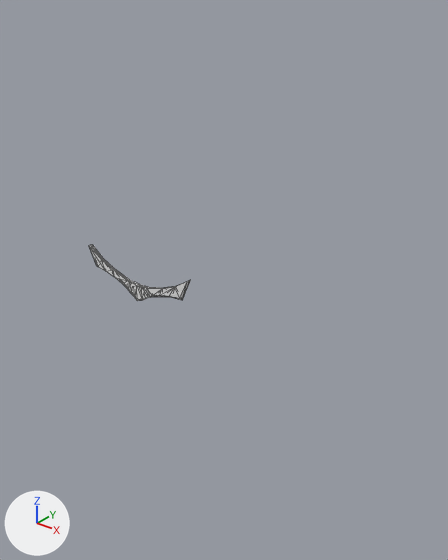
An edit to the glTF model glb_imports/boomerang.glb, drawn before and after from the same camera.
One viewpoint serves both versions: a camera (50 mm lens) standing at (40.3, -37.1, 28.3) and looking at (6.7, 4.9, 2.3). Arrows for +X, +Y and +Z are at lower left; the lights stay in place. Mesh edges are drawn as thin lines. Where no turn or scale is listed for an object, it has been applied to the vertices. Vertices at the same position are counted once.

In view in the first picture: 'Boomerang3DModelV1'.
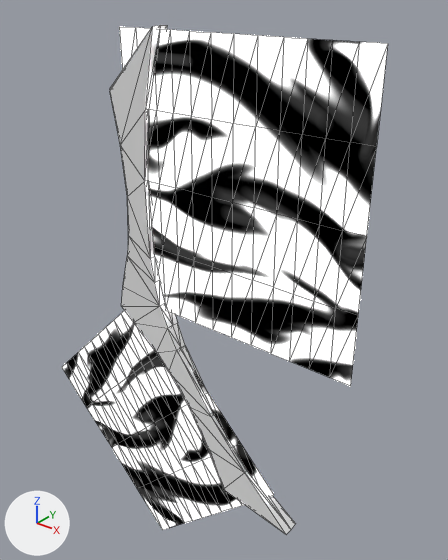
The change, as a list of edits to the scene's bpy script:
```text
Add img_rangtrails1:
    img_rangtrails1 = load_image('RangTrails1', '_unpacked/RangTrails1', 1024, 1024, 'sRGB')
Add mat_trails:
    mat_trails = bpy.data.materials.new('Trails')
    # colours: black #000000
    # uses the picture img_rangtrails1
Add mat_trails_001:
    mat_trails_001 = bpy.data.materials.new('Trails.001')
    # colours: black #000000
    # uses the picture img_rangtrails1
Change me_plane:
    used by ob_boomerang3dmodelv1; location = (0.0, 0.0, 0.0); rotation_euler = (1.571, 0.0, 0.0), in degrees (90, 0, 0)
    remove me_plane.from_pydata(...)  # 78 vertices, 176 faces; spans x -6.67..6.67, y -0.08..4.02, z -0.24..0.24
    add me_plane.from_pydata(...)  # 78 vertices, 176 faces; spans x -0.08..4.02, y -0.24..0.24, z -6.67..6.67
    me_plane part 1: the whole mesh is rebuilt
Add me_plane_002:
    me_plane_002.from_pydata(...)  # 65 vertices, 96 faces; spans x 1.3..24.7, y 0.0, z 0.0..24.8
    me_plane_002.materials.append(mat_trails)
Add me_plane_001:
    me_plane_001.from_pydata(...)  # 65 vertices, 96 faces; spans x -13.0..18.2, y 0.0, z -30.3..1.0
    me_plane_001.materials.append(mat_trails_001)
Change ob_boomerang3dmodelv1:
    ob_boomerang3dmodelv1.location: (0.0, 0.0, 0.0) -> (-1.49, 0.0, -0.93)
    ob_boomerang3dmodelv1.rotation_euler: (1.571, 0.0, 0.0) -> (0.0, -0.32, 0.0)  # degrees (90, 0, 0) -> degrees (0, -18, 0)
    ob_boomerang3dmodelv1.scale: (1.0, 1.0, 1.0) -> (3.43, 3.43, 3.43)
Add ob_plane_002:
    ob_plane_002 = bpy.data.objects.new('Plane.002', me_plane_002)
    ob_plane_002.location = (-1.49, 0.0, 0.0)
Add ob_secondtrail:
    ob_secondtrail = bpy.data.objects.new('SecondTrail', me_plane_001)
    ob_secondtrail.location = (-1.49, 0.0, 0.0)
```

Location of each change, (x1, y1, x2, y2) in pixels of the pictures (448 x 560 px):
'Plane.002', added
    after: (119, 27, 387, 386)
'SecondTrail', added
    after: (62, 311, 274, 530)
'Boomerang3DModelV1', reshaped, moved, turned, rescaled
    before: (89, 244, 190, 301)
    after: (110, 25, 296, 534)
